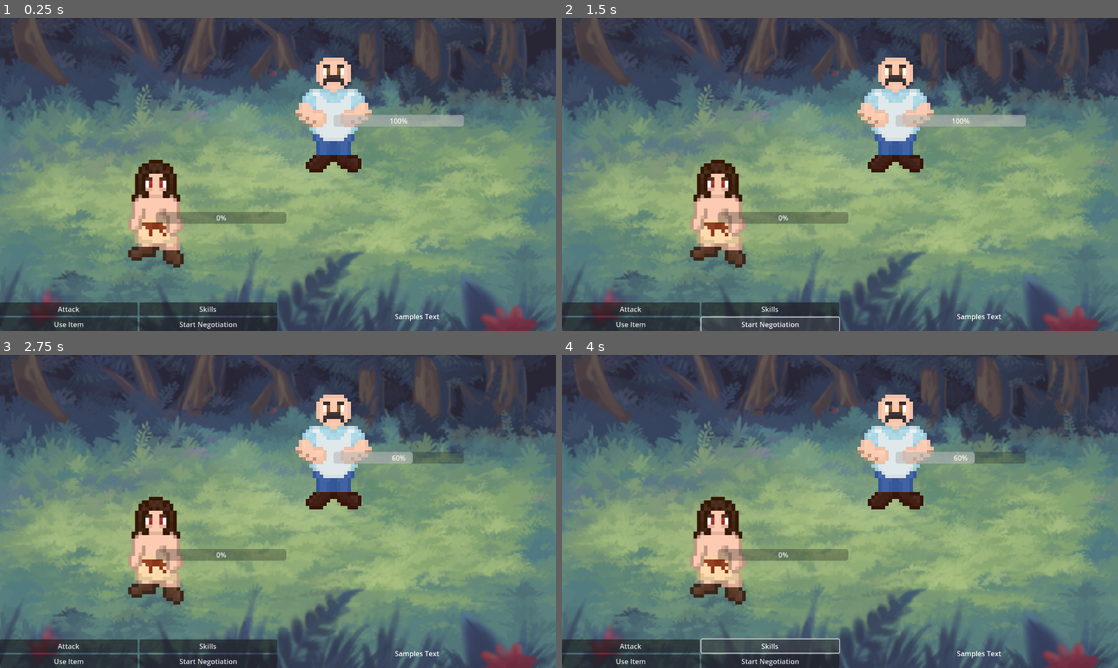
Above: before the commit, frames 1-4 (two rows, left to right).
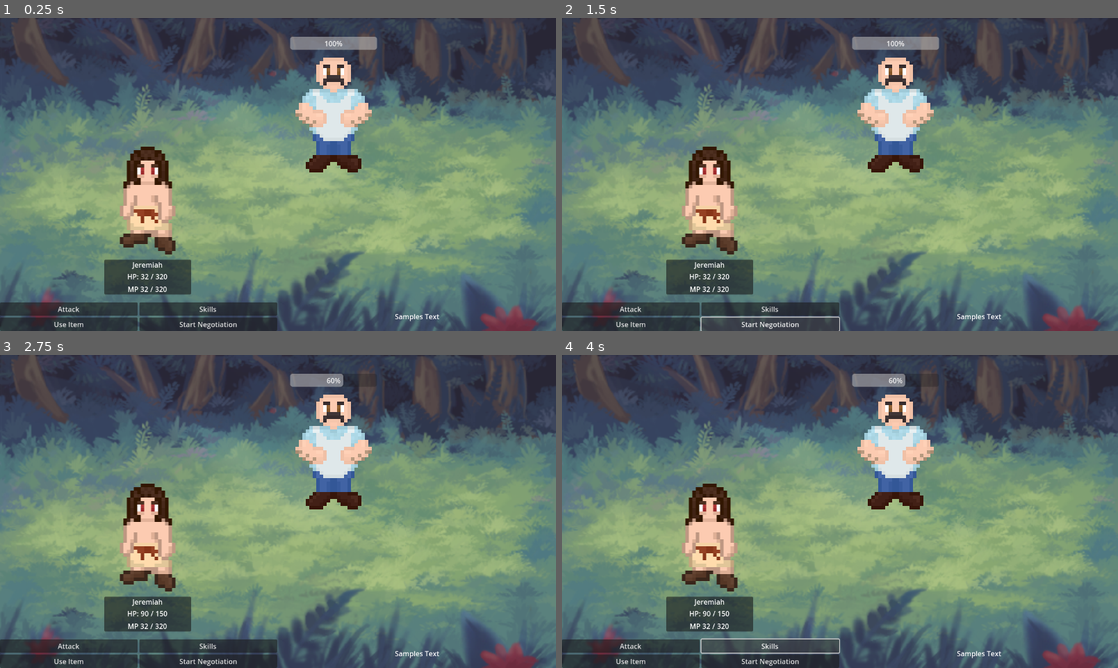
Above: after the commit, the same moments.

Repository: Willi-bot/GameProject
Game: Godot game, scene res://scenes/battle/battle.tscn
The game is run twice, just before and just after one commit, with the same random seed, the same clock (stepped at 60 frames per second) and the same inputs. This scene is started directly instead of the project's main scene.
Inputs:
- Up to frame 1 (0.25 s): no input
- Up to frame 2 (1.5 s): click "Start Negotiation" at 0.5 s; click "Start Negotiation" at 1.25 s
- Up to frame 3 (2.75 s): click "Attack" at 2 s
- Up to frame 4 (4 s): click "Use Item" at 2.75 s; click "Skills" at 3.5 s

The runs differ from the first frame. In frame 1, 6.7% of the frame differs, in the area x 18-84%, y 6-89%; in frame 2, 6.7%; in frame 3, 6.4%; in frame 4, 6.4%.

Commit message:
add player stat indicator

Diff:
--- a/gameproject/scenes/battle/battle.tscn
+++ b/gameproject/scenes/battle/battle.tscn
@@ -48,7 +48,7 @@
 entity = SubResource("Resource_5b8ab")
 
 [node name="PlayerEntity" parent="." instance=ExtResource("3_wmvx2")]
-position = Vector2(359, 446)
+position = Vector2(340, 416)
 entity = SubResource("Resource_lj402")
 
 [node name="MenuBox" type="HBoxContainer" parent="."]
--- a/gameproject/scenes/entities/base_entity.gd
+++ b/gameproject/scenes/entities/base_entity.gd
@@ -22,5 +22,6 @@
 
 
 func be_damaged(amount : int) -> void:
-	current_hp -= amount
+
+	current_hp = max(0, current_hp - amount)
 	health_changed.emit()
--- a/gameproject/scenes/entities/enemy_entity.tscn
+++ b/gameproject/scenes/entities/enemy_entity.tscn
@@ -10,6 +10,8 @@
 texture = ExtResource("2_5bq6k")
 
 [node name="HealthBar" type="ProgressBar" parent="."]
-custom_minimum_size = Vector2(300, 0)
-offset_right = 4.0
-offset_bottom = 27.0
+custom_minimum_size = Vector2(200, 0)
+offset_left = -100.0
+offset_top = -180.0
+offset_right = 100.0
+offset_bottom = -150.0
--- a/gameproject/scenes/entities/player_entity.gd
+++ b/gameproject/scenes/entities/player_entity.gd
@@ -1,6 +1,10 @@
 extends Node2D
 
 @export var entity : BaseEntity
+
+@onready var current_health: Label = $PanelContainer/PlayerInfo/Health/CurrentHP
+@onready var max_health: Label = $PanelContainer/PlayerInfo/Health/MaxHP
+
 
 # Called when the node enters the scene tree for the first time.
 func _ready() -> void:
@@ -17,4 +21,5 @@
 	pass
 
 func _update_health_indicator():
-	print("Health indicator needs to be updated!")
+	max_health.text = str(entity.max_hp)
+	current_health.text = str(entity.current_hp)
--- a/gameproject/scenes/entities/player_entity.tscn
+++ b/gameproject/scenes/entities/player_entity.tscn
@@ -9,7 +9,61 @@
 [node name="Sprite2D" type="Sprite2D" parent="."]
 texture = ExtResource("2_83rcq")
 
-[node name="HealthBar" type="ProgressBar" parent="."]
-custom_minimum_size = Vector2(300, 0)
-offset_right = 4.0
-offset_bottom = 27.0
+[node name="PanelContainer" type="PanelContainer" parent="."]
+offset_left = -100.0
+offset_top = 140.0
+offset_right = 100.0
+offset_bottom = 220.0
+
+[node name="PlayerInfo" type="VBoxContainer" parent="PanelContainer"]
+layout_mode = 2
+size_flags_horizontal = 3
+size_flags_vertical = 3
+
+[node name="Name" type="Label" parent="PanelContainer/PlayerInfo"]
+layout_mode = 2
+text = "Jeremiah"
+horizontal_alignment = 1
+vertical_alignment = 1
+
+[node name="Health" type="HBoxContainer" parent="PanelContainer/PlayerInfo"]
+layout_mode = 2
+size_flags_horizontal = 4
+size_flags_vertical = 3
+
+[node name="HP" type="Label" parent="PanelContainer/PlayerInfo/Health"]
+layout_mode = 2
+text = "HP:"
+
+[node name="CurrentHP" type="Label" parent="PanelContainer/PlayerInfo/Health"]
+layout_mode = 2
+text = "32"
+
+[node name="Separator" type="Label" parent="PanelContainer/PlayerInfo/Health"]
+layout_mode = 2
+text = "/"
+
+[node name="MaxHP" type="Label" parent="PanelContainer/PlayerInfo/Health"]
+layout_mode = 2
+text = "320	"
+
+[node name="Mana" type="HBoxContainer" parent="PanelContainer/PlayerInfo"]
+layout_mode = 2
+size_flags_horizontal = 4
+size_flags_vertical = 3
+
+[node name="MP" type="Label" parent="PanelContainer/PlayerInfo/Mana"]
+layout_mode = 2
+text = "MP	"
+
+[node name="CurrentMP" type="Label" parent="PanelContainer/PlayerInfo/Mana"]
+layout_mode = 2
+text = "32"
+
+[node name="Separator" type="Label" parent="PanelContainer/PlayerInfo/Mana"]
+layout_mode = 2
+text = "/"
+
+[node name="MaxMP" type="Label" parent="PanelContainer/PlayerInfo/Mana"]
+layout_mode = 2
+text = "320	"
